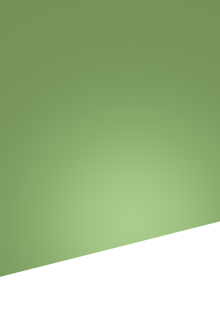
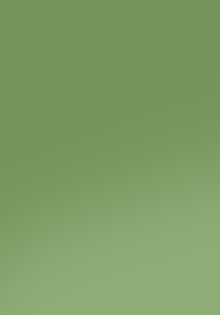
Comparing the layer stacks of the two 220×315 images. Changes:
hid "Calque 2" over [0,221,220,315]
painted on "Calque 3" over [0,34,220,315]
